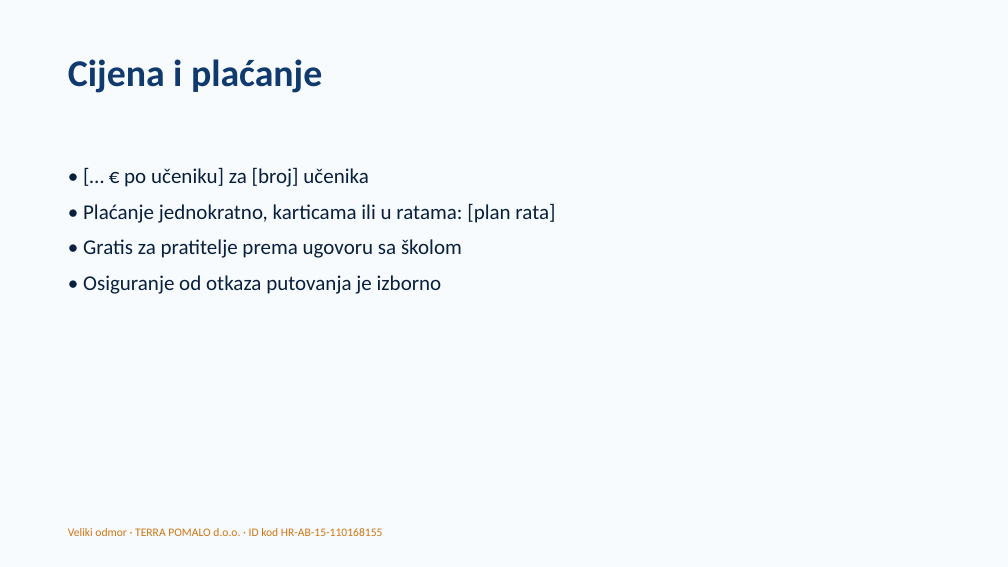
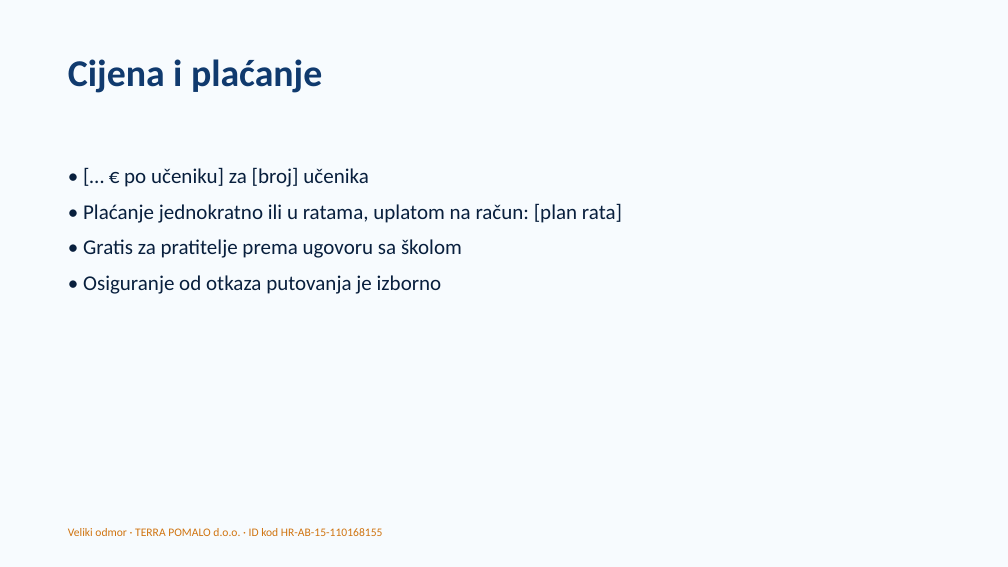
Before and after one commit to mobranovic/vlakusnijegu, a slide deck: slide 8 of materijali/paket-za-razrednika/bec-budimpesta/3-prezentacija-roditeljski-sastanak.pptx. Drawn at 1008x567 pixels with LibreOffice and Linux fonts; fonts in the diff are those of the drawing. Boxes give left, top, right and bottom in pixels: in the first picture for what was removed or moved away, otherwise in the second. Text is boxed around its words. In the diff, an @@ line names an element or a change of style, - is before the commit and + after.

```diff
--- a/materijali/paket-za-razrednika/bec-budimpesta/3-prezentacija-roditeljski-sastanak.pptx
+++ b/materijali/paket-za-razrednika/bec-budimpesta/3-prezentacija-roditeljski-sastanak.pptx
@@ text at [83,203,622,223]: text changed @@
-• Plaćanje jednokratno, karticama ili u ratama: [plan rata]
+• Plaćanje jednokratno ili u ratama, uplatom na račun: [plan rata]
```
Also in this commit, not shown: 36 other files.
